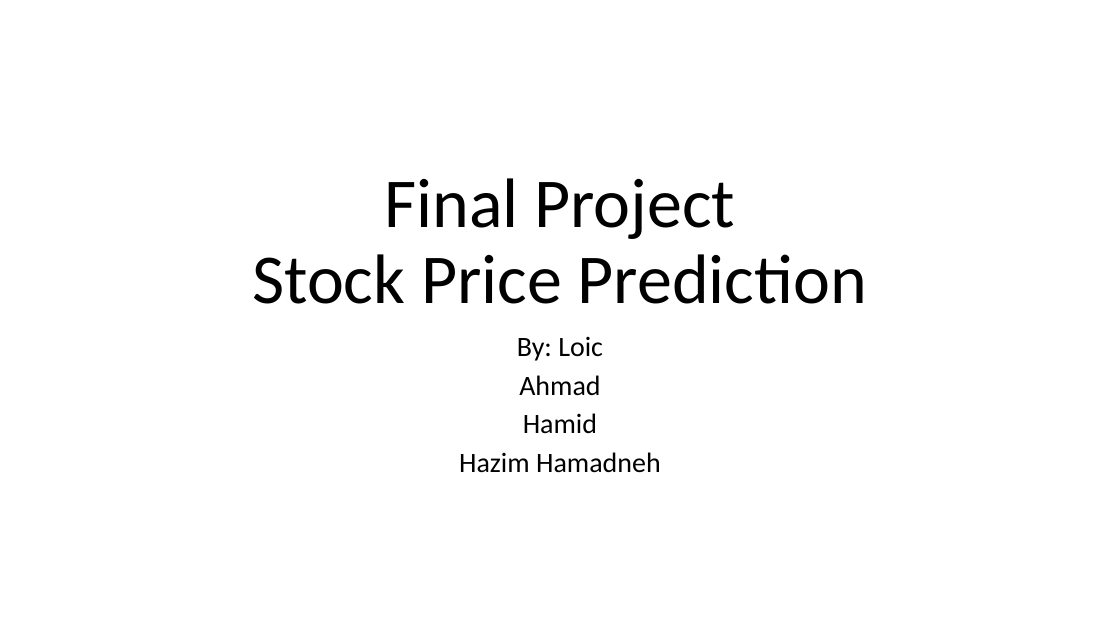
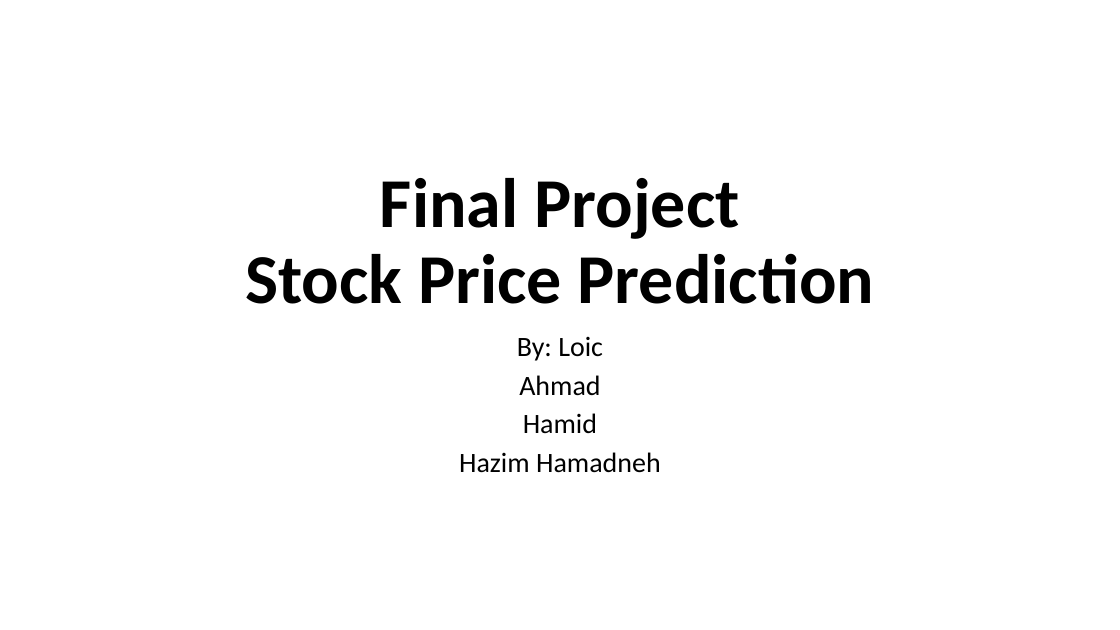
Before and after one commit to ahmadfarouk/FinalProject, a slide deck: slide 1 of Presentation.pptx. Drawn at 1120x630 pixels with LibreOffice and Linux fonts; fonts in the diff are those of the drawing. Boxes give left, top, right and bottom in pixels: in the first picture for what was removed or moved away, otherwise in the second. Text is boxed around its words. In the diff, an @@ line names an element or a change of style, - is before the commit and + after.

Commit message:
Presentation Update

```diff
--- a/Presentation.pptx
+++ b/Presentation.pptx
@@ title "Final Project Stock Price Prediction" at [245, 178, 875, 304]: bold on @@
```
Also in this commit, not shown: 2 slides added.
